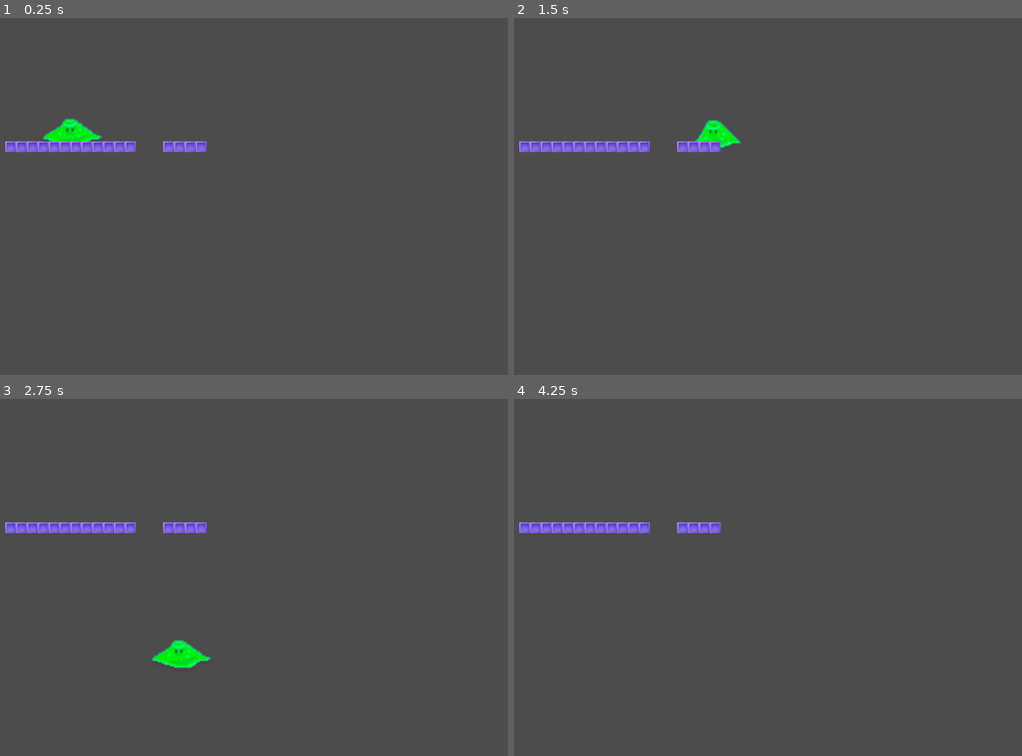
Above: before the commit, frames 1-4 (two rows, left to right).
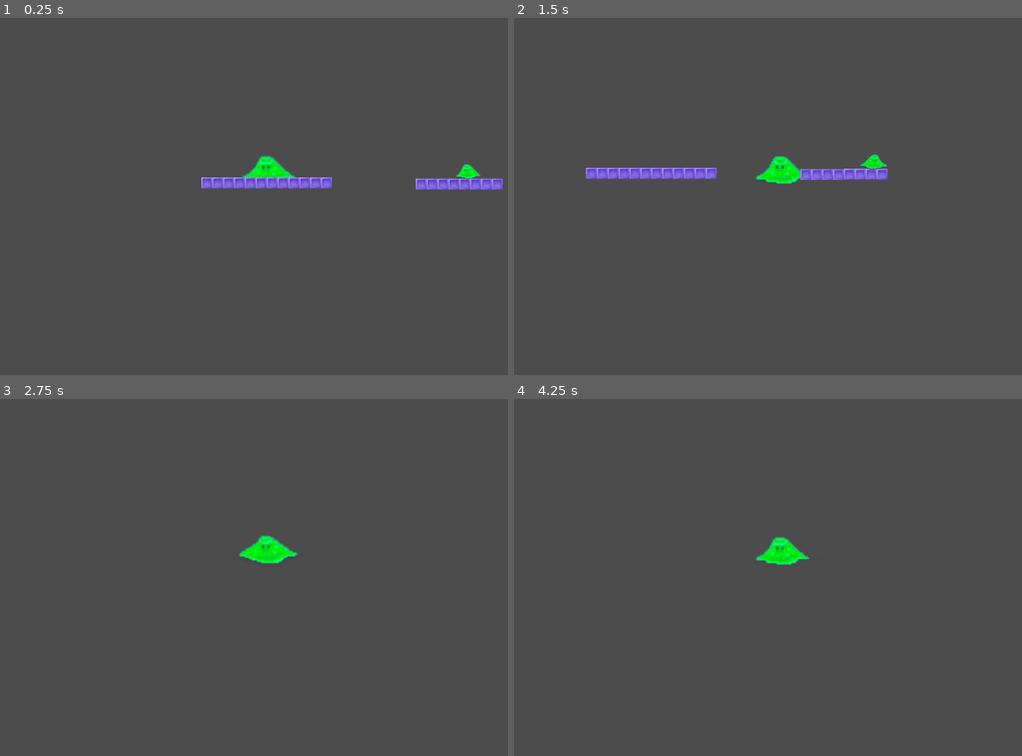
Above: after the commit, the same moments.

Repository: Vampirlo/FirstGodotGame
Game: Godot game, scene res://Node2D.tscn
The game is run twice, just before and just after one commit, with the same random seed, the same clock (stepped at 60 frames per second) and the same inputs.
Inputs:
- Up to frame 1 (0.25 s): no input
- Up to frame 2 (1.5 s): hold D (move_right) from 0.53 s (still down); tap Space (jump) at 0.77 s
- Up to frame 3 (2.75 s): tap Space (jump) at 1.52 s; release D (move_right) at 2.03 s; hold A (move_left) from 2.03 s (still down)
- Up to frame 4 (4.25 s): release A (move_left) at 2.78 s; hold D (move_right) from 2.78 s (still down); tap Space (jump) at 3.02, 3.77 s; tap Enter at 3.5 s

The runs differ from the first frame. In frame 1, 3.4% of the frame differs, in the area x 1-99%, y 28-49%; in frame 2, 3.4%, in the area x 1-74%, y 28-47%; in frame 3, 2.2%; in frame 4, 1.6%.

Commit message:
Добавил захват камерой, добавил enemy

Diff:
--- /dev/null
+++ b/game/Enemy.gd
@@ -0,0 +1,20 @@
+extends KinematicBody2D
+
+var velocity = Vector2()
+var direction = 1
+const Gravity = 10
+const Speed = 30
+const Floor = Vector2(0, -1)
+
+func _ready():
+	$anim.play("walk")
+
+func _process(delta):
+	velocity.x  = direction * Speed
+	if not $RayCast2D.is_colliding():
+		direction *= -1;
+		$RayCast2D.position.x *= -1;
+		$anim.flip_h = bool(1 - direction)
+	velocity.y += Gravity
+
+	velocity = move_and_slide(velocity, Floor)
--- /dev/null
+++ b/game/Enemy.tscn
@@ -0,0 +1,37 @@
+[gd_scene load_steps=12 format=2]
+
+[ext_resource path="res://Enemy.gd" type="Script" id=1]
+[ext_resource path="res://Animation/Stand/6.png" type="Texture" id=2]
+[ext_resource path="res://Animation/Stand/1.png" type="Texture" id=3]
+[ext_resource path="res://Animation/Stand/3.png" type="Texture" id=4]
+[ext_resource path="res://Animation/Stand/7.png" type="Texture" id=5]
+[ext_resource path="res://Animation/Stand/2.png" type="Texture" id=6]
+[ext_resource path="res://Animation/Stand/5.png" type="Texture" id=7]
+[ext_resource path="res://Animation/Stand/4.png" type="Texture" id=8]
+[ext_resource path="res://Animation/Stand/8.png" type="Texture" id=9]
+
+[sub_resource type="SpriteFrames" id=1]
+animations = [ {
+"frames": [ ExtResource( 3 ), ExtResource( 6 ), ExtResource( 4 ), ExtResource( 8 ), ExtResource( 7 ), ExtResource( 2 ), ExtResource( 5 ), ExtResource( 9 ) ],
+"loop": true,
+"name": "walk",
+"speed": 5.0
+} ]
+
+[sub_resource type="RectangleShape2D" id=2]
+extents = Vector2( 17.459, 9.58452 )
+
+[node name="Enemy" type="KinematicBody2D"]
+script = ExtResource( 1 )
+
+[node name="anim" type="AnimatedSprite" parent="."]
+frames = SubResource( 1 )
+animation = "walk"
+
+[node name="CollisionShape2D" type="CollisionShape2D" parent="."]
+shape = SubResource( 2 )
+
+[node name="RayCast2D" type="RayCast2D" parent="."]
+position = Vector2( 18, 8 )
+enabled = true
+cast_to = Vector2( 0, 5 )
--- a/game/KinematicBody2D.tscn
+++ b/game/KinematicBody2D.tscn
@@ -29,9 +29,12 @@
 scale = Vector2( 2, 2 )
 frames = SubResource( 1 )
 animation = "idle"
-frame = 2
+frame = 1
 playing = true
 
 [node name="CollisionShape2D" type="CollisionShape2D" parent="."]
 position = Vector2( 1.31297, -1.23898 )
 shape = SubResource( 2 )
+
+[node name="Camera2D" type="Camera2D" parent="."]
+current = true
--- a/game/Node2D.tscn
+++ b/game/Node2D.tscn
@@ -1,7 +1,8 @@
-[gd_scene load_steps=3 format=2]
+[gd_scene load_steps=4 format=2]
 
 [ext_resource path="res://KinematicBody2D.tscn" type="PackedScene" id=1]
 [ext_resource path="res://StaticBody2D.tscn" type="PackedScene" id=2]
+[ext_resource path="res://Enemy.tscn" type="PackedScene" id=3]
 
 [node name="Node2D" type="Node2D"]
 
@@ -18,4 +19,10 @@
 position = Vector2( 288, 264 )
 
 [node name="StaticBody2D4" parent="." instance=ExtResource( 2 )]
-position = Vector2( 392, 264 )
+position = Vector2( 475, 266 )
+
+[node name="StaticBody2D5" parent="." instance=ExtResource( 2 )]
+position = Vector2( 538.867, 265.784 )
+
+[node name="Enemy" parent="." instance=ExtResource( 3 )]
+position = Vector2( 510.865, 248.087 )
Not shown, added: game/.mono/metadata/ide_messaging_meta.txt
